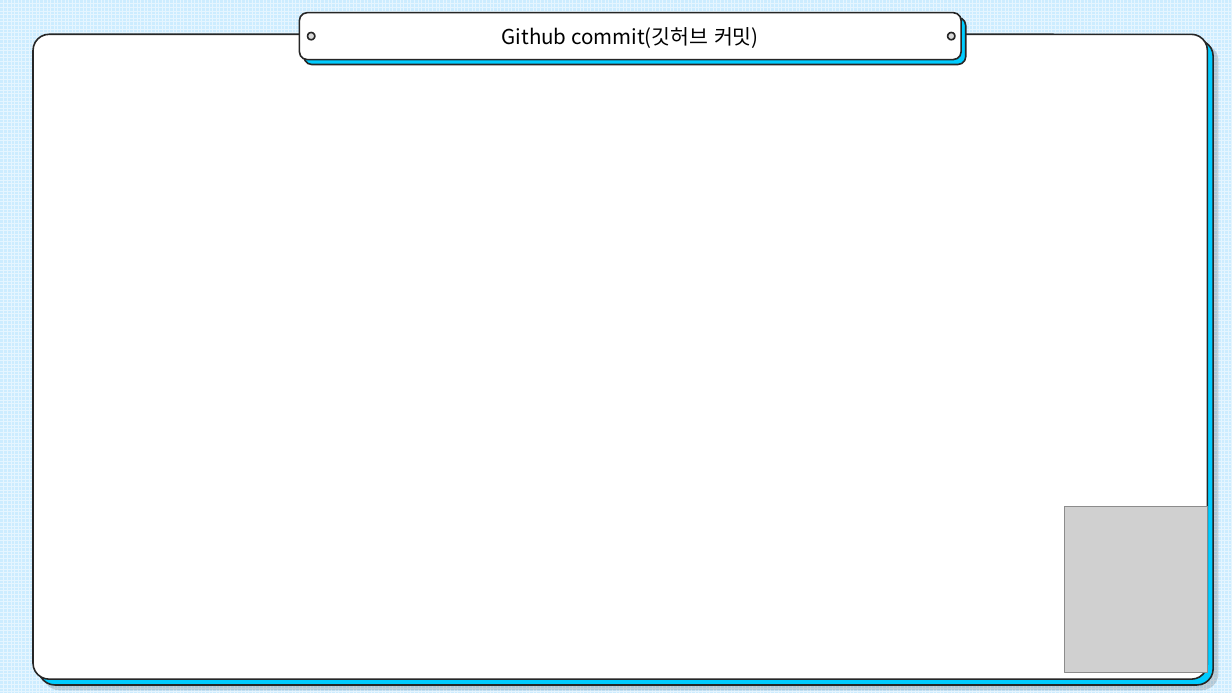
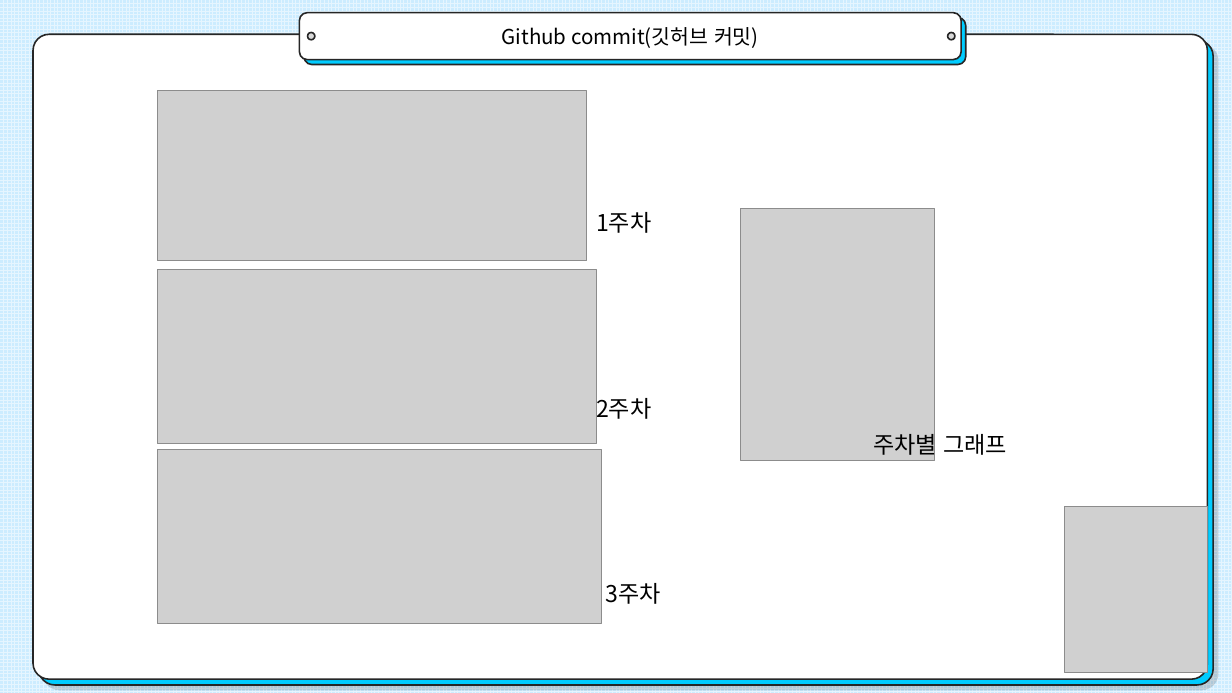
Before and after one commit to yeonii01/2DGP_Project, a slide deck: slide 3 of 프로젝트 2차 발표/프로젝트 2차 발표 ppt.pptx. Drawn at 1232x693 pixels with LibreOffice and Linux fonts; fonts in the diff are those of the drawing; grey boxes stand for pictures. Boxes give left, top, right and bottom in pixels: in the first picture for what was removed or moved away, otherwise in the second. Text is boxed around its words. In the diff, an @@ line names an element or a change of style, - is before the commit and + after.

```diff
--- a/프로젝트 2차 발표/프로젝트 2차 발표 ppt.pptx
+++ b/프로젝트 2차 발표/프로젝트 2차 발표 ppt.pptx
@@ picture added at [157, 91, 587, 261] @@
@@ picture added at [740, 209, 934, 461] @@
@@ text added at [596, 212, 651, 233], 18 pt, text #000000 @@
+1주차
@@ picture added at [157, 269, 597, 444] @@
@@ text added at [596, 393, 651, 422], 18 pt, text #000000 @@
+2주차
@@ picture added at [157, 449, 602, 624] @@
@@ text added at [873, 430, 1007, 459], 18 pt, text #000000 @@
+주차별 그래프
@@ text added at [606, 583, 661, 604], 18 pt, text #000000 @@
+3주차
```
Also in this commit, not shown: 3 other files.
